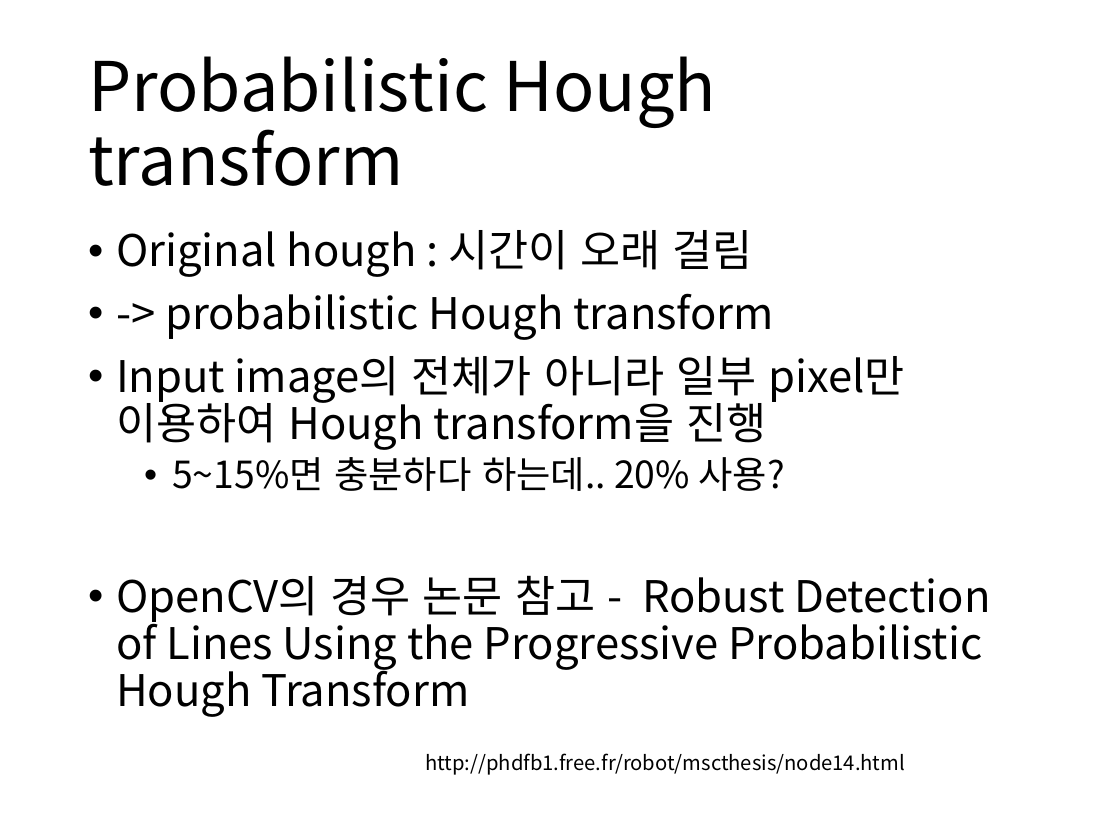
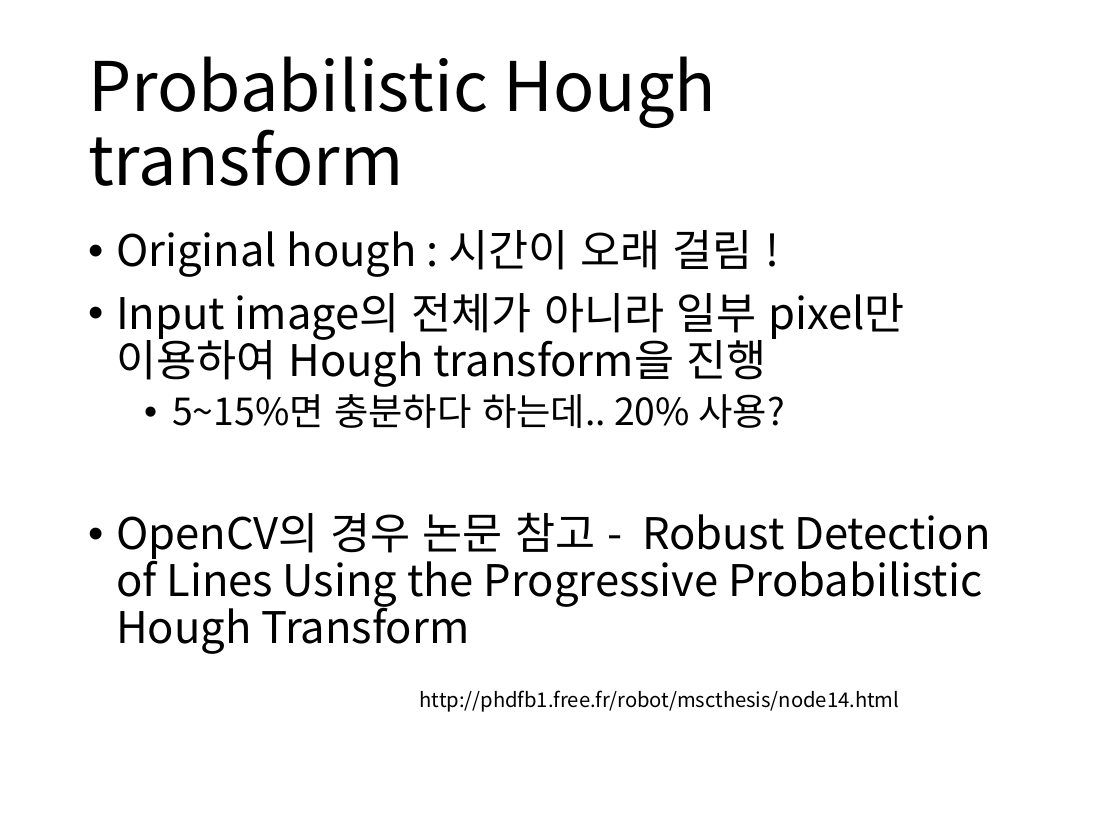
Before and after one commit to boy1089/MyProject, a slide deck: slide 12 of hough transform/hough transform ver1.pptx. Drawn at 1120x840 pixels with LibreOffice and Linux fonts; fonts in the diff are those of the drawing. Boxes give left, top, right and bottom in pixels: in the first picture for what was removed or moved away, otherwise in the second. Text is boxed around its words. In the diff, an @@ line names an element or a change of style, - is before the commit and + after.

Commit message:
hough 2nd

```diff
--- a/hough transform/hough transform ver1.pptx
+++ b/hough transform/hough transform ver1.pptx
@@ text at (x1=116, y1=230, x2=753, y2=277): text changed @@
-• Original hough : 시간이 오래 걸림
-• -> probabilistic Hough transform
+• Original hough : 시간이 오래 걸림 !
@@ text "http://phdfb1.free.fr/robot/mscthesis/node14.html" moved from (x1=425, y1=753, x2=905, y2=775) to (x1=420, y1=690, x2=900, y2=712) @@
```
Also in this commit, not shown: 5 other slides changed, 3 slides added, 3 slides removed, 4 other files.
